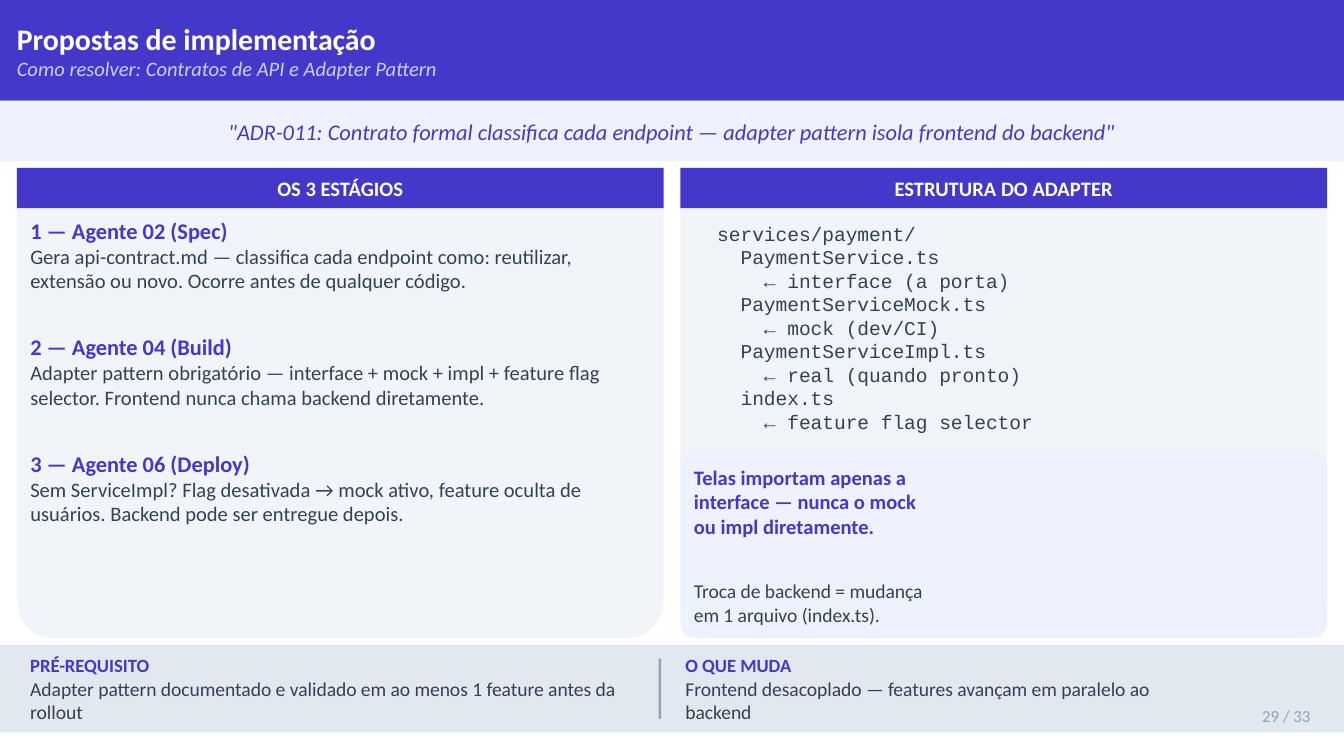
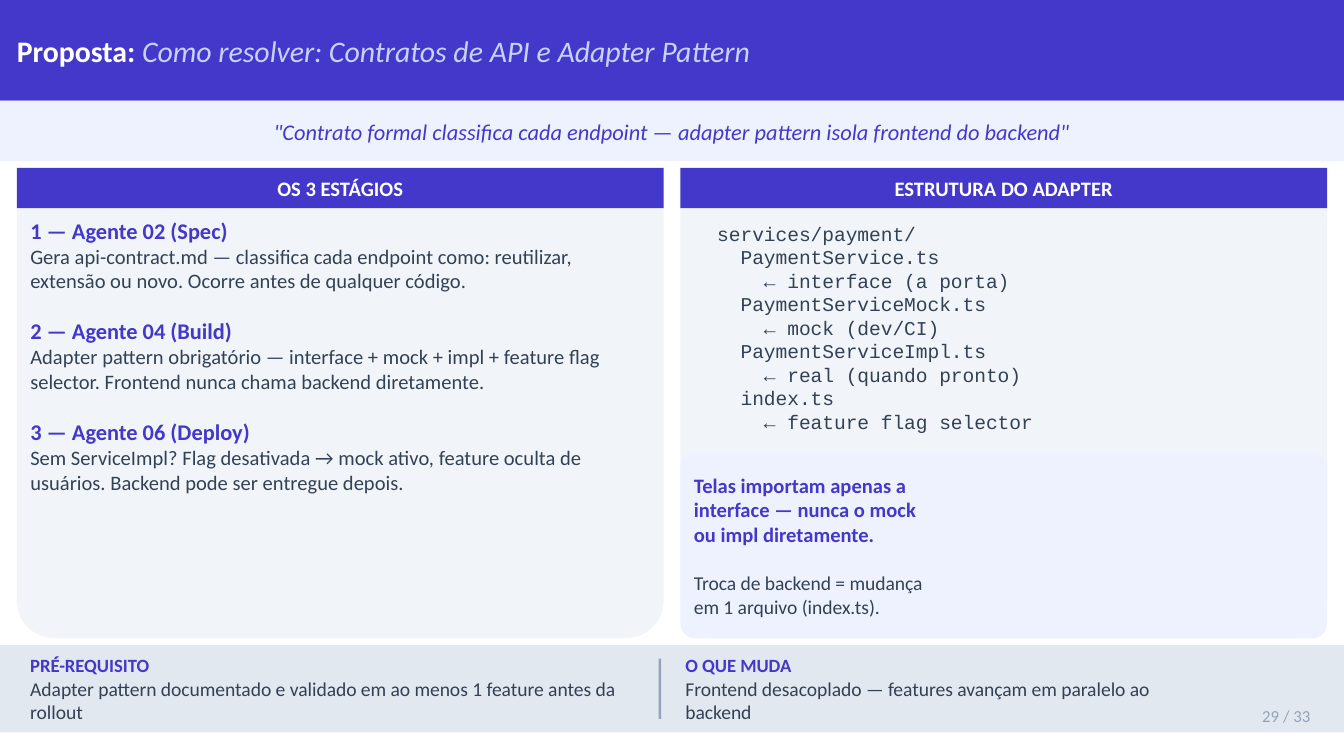
Before and after one commit to jpsslink/sdlc-agentico, a slide deck: slide 29 of esteira-agentica-pitch.pptx. Drawn at 1344x756 pixels with LibreOffice and Linux fonts; fonts in the diff are those of the drawing. Boxes give left, top, right and bottom in pixels: in the first picture for what was removed or moved away, otherwise in the second. Text is boxed around its words. In the diff, an @@ line names an element or a change of style, - is before the commit and + after.

```diff
--- a/esteira-agentica-pitch.pptx
+++ b/esteira-agentica-pitch.pptx
@@ text at [17, 41, 750, 67]: text changed; size 11 to 16 pt @@
-Propostas de implementação
-Como resolver: Contratos de API e Adapter Pattern
+Proposta: Como resolver: Contratos de API e Adapter Pattern
@@ text at [274, 124, 1069, 144]: text changed @@
-"ADR-011: Contrato formal classifica cada endpoint — adapter pattern isola frontend do backend"
+"Contrato formal classifica cada endpoint — adapter pattern isola frontend do backend"
@@ text "1 — Agente 02 (Spec)" rewrapped from [30, 222, 599, 525] to [30, 222, 599, 494] @@
@@ text "Telas importam apenas a" rewrapped from [694, 470, 923, 625] to [694, 478, 923, 617] @@
```
Also in this commit, not shown: 30 other slides changed, 1 other file.
